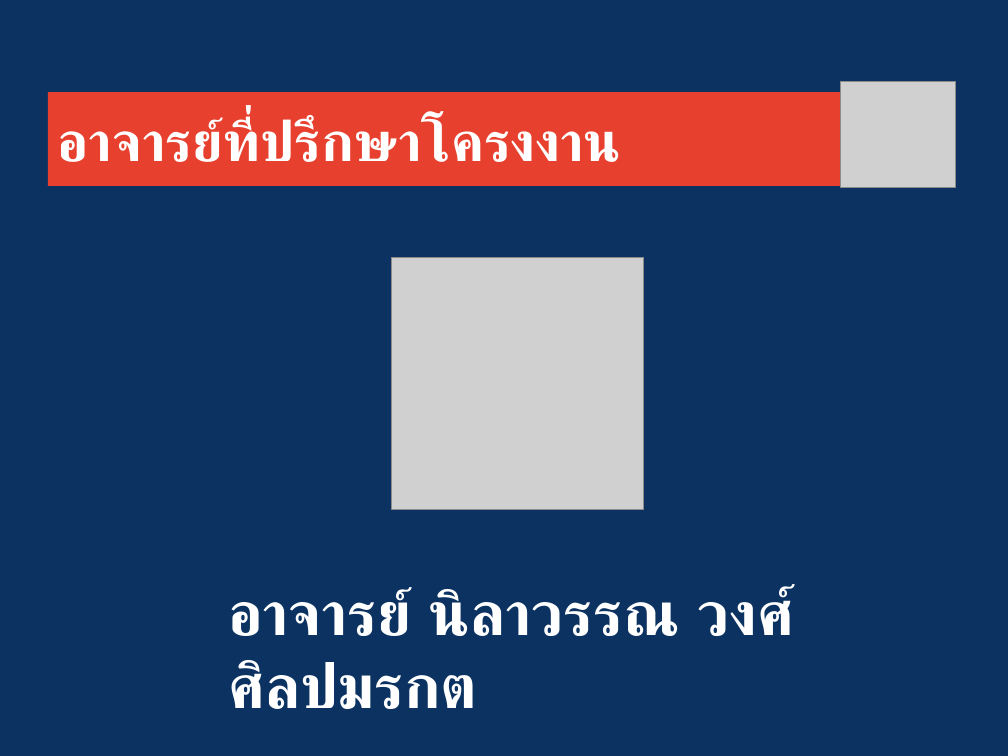
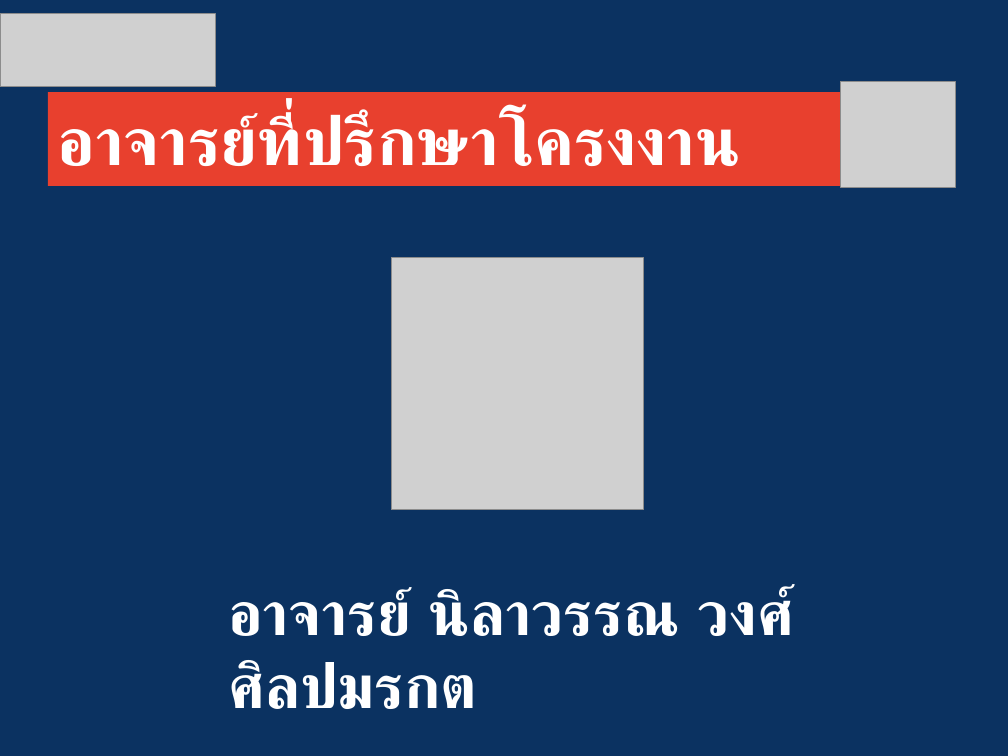
Before and after one commit to JhunCabas/asset-project-system, a slide deck: slide 2 of ASSET_DOC/ASSET_Proposal/ASSET_Final.pptx. Drawn at 1008x756 pixels with LibreOffice and Linux fonts; fonts in the diff are those of the drawing; grey boxes stand for pictures; background and template pictures are left out. Boxes give left, top, right and bottom in pixels: in the first picture for what was removed or moved away, otherwise in the second. Text is boxed around its words. In the diff, an @@ line names an element or a change of style, - is before the commit and + after.

```diff
--- a/ASSET_DOC/ASSET_Proposal/ASSET_Final.pptx
+++ b/ASSET_DOC/ASSET_Proposal/ASSET_Final.pptx
@@ picture added at box(0, 13, 215, 87) @@
@@ title "อาจารย์ที่ปรึกษาโครงงาน" at box(47, 93, 955, 186): size 39.6 to 48 pt, font Roboto to Lato @@
```
Also in this commit, not shown: 19 other slides changed, 2 slides added, 1 slide removed, 2 other files.
